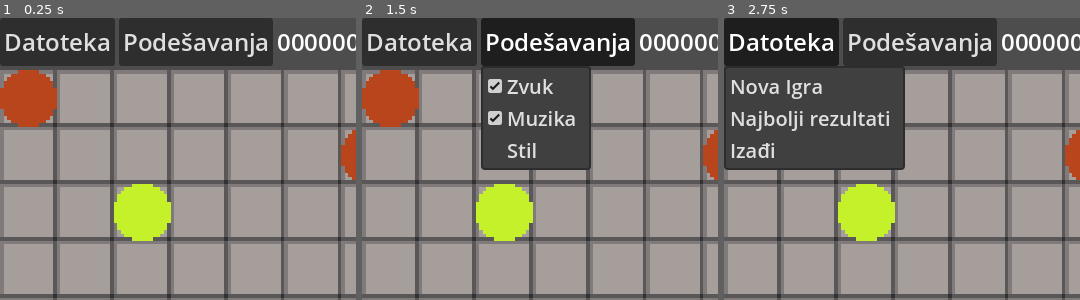
Above: before the commit, frames 1-3 (left to right).
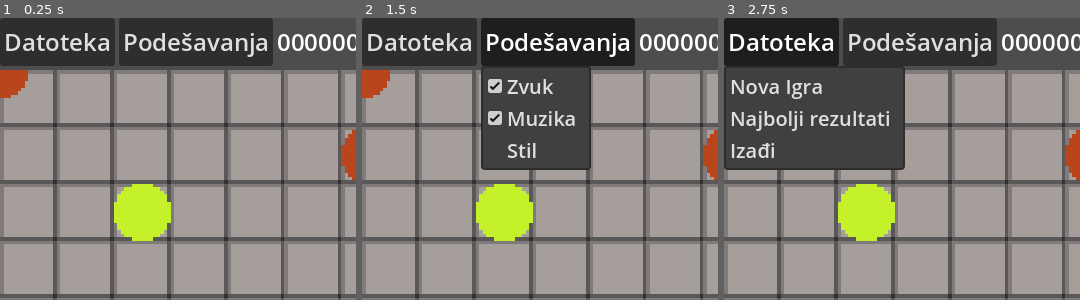
Above: after the commit, the same moments.

Repository: Relja-Stojanovic/Poklon
Game: Godot game, scene res://board/sceen.tscn
Two runs of this game, one before a commit and one after it. Both use one fixed random seed, a clock stepped at 60 frames per second and the inputs below.
Inputs:
- Up to frame 1 (0.25 s): no input
- Up to frame 2 (1.5 s): click "Datoteka" at 0.5 s; click "Podešavanja" at 1.25 s
- Up to frame 3 (2.75 s): click "Datoteka" at 2 s
The pictures show only the part of the screen within x 0-50%, y 0-50%; the shares and areas given below are measured in that part.

The runs differ from the first frame. In frame 1, 2.3% of the frame differs, in the area x 0-17%, y 18-39%; in frame 2, 2.3%; in frame 3, nothing differs.

Commit message:
animation fix

Diff:
--- a/board/sceen.tscn
+++ b/board/sceen.tscn
@@ -27,24 +27,9 @@
 [sub_resource type="ViewportTexture" id="ViewportTexture_27kvy"]
 viewport_path = NodePath("Board")
 
-[sub_resource type="Animation" id="Animation_2g4vx"]
-resource_name = "element_select"
-step = 0.1
-tracks/0/type = "value"
-tracks/0/imported = false
-tracks/0/enabled = true
-tracks/0/path = NodePath("Board/SelectedElement:scale")
-tracks/0/interp = 1
-tracks/0/loop_wrap = true
-tracks/0/keys = {
-"times": PackedFloat32Array(0, 0.2),
-"transitions": PackedFloat32Array(0.5, 0.3077861),
-"update": 0,
-"values": [Vector2(1, 1), Vector2(1, 0.75)]
-}
-
 [sub_resource type="Animation" id="Animation_wdrx5"]
 length = 0.001
+step = 0.1
 tracks/0/type = "value"
 tracks/0/imported = false
 tracks/0/enabled = true
@@ -58,6 +43,23 @@
 "values": [Vector2(1, 1)]
 }
 
+[sub_resource type="Animation" id="Animation_2g4vx"]
+resource_name = "element_select"
+length = 0.4
+step = 0.1
+tracks/0/type = "value"
+tracks/0/imported = false
+tracks/0/enabled = true
+tracks/0/path = NodePath("Board/SelectedElement:scale")
+tracks/0/interp = 1
+tracks/0/loop_wrap = true
+tracks/0/keys = {
+"times": PackedFloat32Array(0, 0.39999998),
+"transitions": PackedFloat32Array(0.5, 0.3077861),
+"update": 0,
+"values": [Vector2(1, 1), Vector2(1, 0.75)]
+}
+
 [sub_resource type="AnimationLibrary" id="AnimationLibrary_j4b6b"]
 _data = {
 &"RESET": SubResource("Animation_wdrx5"),
@@ -166,6 +168,7 @@
 
 [node name="Board" type="SubViewport" parent="."]
 disable_3d = true
+canvas_item_default_texture_filter = 0
 script = ExtResource("2_jdly2")
 
 [node name="Background" type="TileMapLayer" parent="Board"]
@@ -194,7 +197,6 @@
 
 [node name="SelectedElement" type="Sprite2D" parent="Board"]
 texture = ExtResource("11_edoqs")
-centered = false
 region_enabled = true
 region_rect = Rect2(0, 0, 16, 16)
 script = ExtResource("14_wjnsj")
--- a/board/ui/animation_player.gd
+++ b/board/ui/animation_player.gd
@@ -1,4 +1,5 @@
 extends AnimationPlayer
 
 func _on_root_selected_element(_data: GameData, _pos: Vector2i) -> void:
+	stop(false)
 	play("element_select")
--- a/board/ui/board/selected_element.gd
+++ b/board/ui/board/selected_element.gd
@@ -5,5 +5,5 @@
 	var element_texture: Vector2 = Global.to_texture(element)
 
 	region_rect.position = element_texture * Global.TILE_SIZE
-	position = pos * Global.TILE_SIZE
+	position = (Vector2(pos) + Vector2(0.5, 0.5)) * Global.TILE_SIZE
 	visible = true
